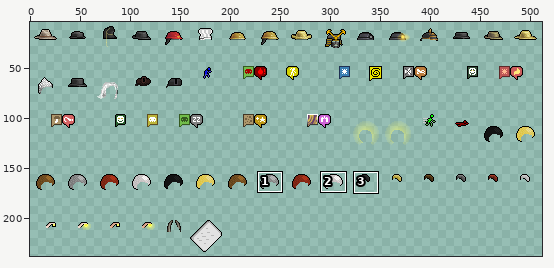
File history of a sprite sheet, gfx/ChibiUltica/ChibiTallOverlay.png. Above, an overview of the earlier version with the close-up marked.
Close-up. Earlier state:
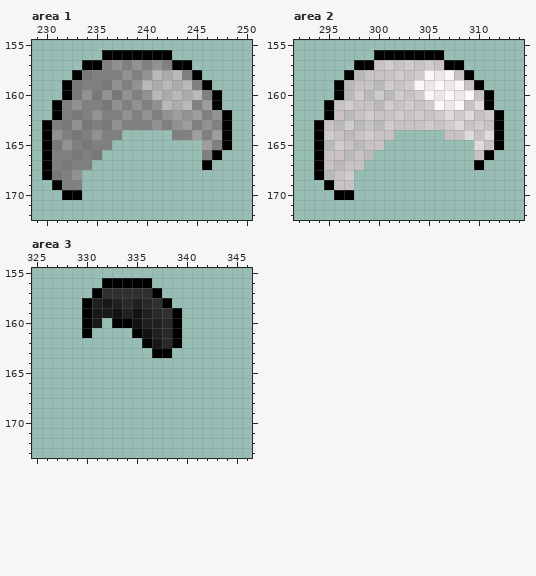
The file is 512x240 pixels. Pixels under 10% opacity are left out. Colours within 5 levels of each other are drawn and written as one. Shown: area 1: x 229..250, y 155..172; area 2: x 292..314, y 155..172; area 3: x 325..346, y 155..173. The wide view leaves out empty margins. The commit also changed other parts of the picture, which this record leaves out.
New version:
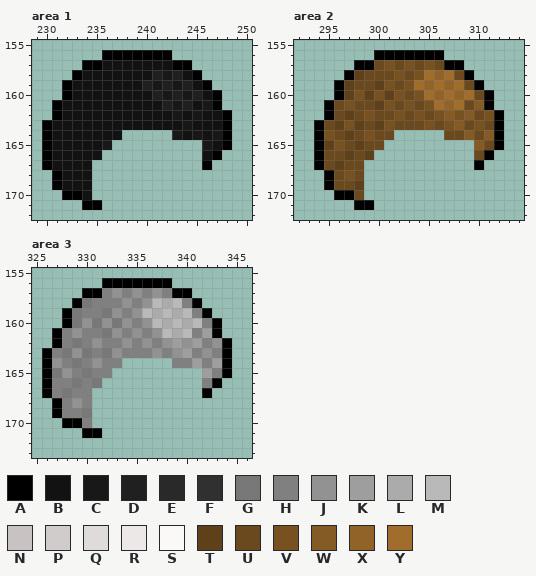
Palette (. is transparent): A #000000  B #121212  C #181818  D #202020  E #292929  F #303030  G #787878  H #808080  J #929292  K #9e9e9e  L #ababab  M #b9b9b9  N #c8c2c2  P #d1cccc  Q #e0dbdb  R #ede8e8  S #fbf9f8  T #5e401a  U #6b491e  V #785121  W #845a25  X #916328  Y #a06d2c
Changes in this commit:
Area 1:
y 157: x 236..242 HJHJHJH -> BBBBBBB
y 158: x 234..244 GHHHJHJMLMH -> BBBBBBBDCDB
y 159: x 233..245 GHHGJHJMLMLMH -> BBBBBBBDCDCDB
y 160: x 233..246 GJGJGJHJMLMLMH -> BBBBBBBBDCDCDB
y 161: x 232..246 HJHHGJHJHJMLMHK -> BBBBBBBBBBDCDBC
y 162: x 232..247 HGHJHHJHJHJKJKHJ -> BBBBBBBBBBBCBCBB
y 163: x 231..247 HGJGHGJHHHJHJKHJH -> BBBBBBBBBBBBBCBBB
y 164: x 231..237 JHGHJHH -> BBBBBBB; x 243..247 HHKHK -> CBCBC
y 165: x 231..236 GJHGHH -> BBBBBC; x 246..247 KH -> CB
y 166: x 231..235 HHGHG -> BBBBB; x 246 H -> B
y 167: x 231..234 HGHH -> BBBB
y 168: x 230..234 AGHJ. -> .ABBB
y 169: x 232..234 HH. -> BBB
y 170: x 234 . -> B
y 171: x 234..235 .. -> AA
Area 2:
y 157: x 300..306 NPNPNPN -> UVUVUVU
y 158: x 298..308 MNNNPNPSRSN -> TUUUVUVYXYU
y 159: x 297..309 MNNMPNPSRSRSN -> TUUTVUVYXYXYU
y 160: x 297..310 MPMPMPNPSRSRSN -> TVTVTVUVYXYXYU
y 161: x 296..310 NPNNMPNPNPSRSNQ -> UVUUTVUVUVYXYUW
y 162: x 296..311 NMNPNNPNPNPQPQNP -> UTUVUUVUVUVWVWUV
y 163: x 295..311 NMPMNMPNNNPNPQNPN -> UTVTUTVUUUVUVWUVU
y 164: x 295..301 PNMNPNN -> VUTUVUU; x 307..311 NNQNQ -> UUWUW
y 165: x 295..300 MPNMNN -> TVUTUU; x 310..311 QN -> WU
y 166: x 295..299 NNMNM -> UUTUT; x 310 N -> U
y 167: x 295..298 NMNN -> UTUU
y 168: x 294..298 AMNP. -> .AUVU
y 169: x 296..298 NN. -> UUT
y 170: x 298 . -> U
y 171: x 298..299 .. -> AA
Area 3:
y 156: x 337..338 .. -> AA
y 157: x 330 . -> A; x 332..340 FFFFFA... -> HJHJHJHAA
y 158: x 329..341 .ADCDEDEFA... -> AGHHHJHJMLMHA
y 159: x 328..342 ..ACCBDBDEFA... -> AGHHGJHJMLMLMHA
y 160: x 328..343 ..AC.AABDDEA.... -> AGJGJGJHJMLMLMHA
y 161: x 327..343 ...A....ABDEA.... -> AHJHHGJHJHJMLMHKA
y 162: x 327..344 .........ACEA..... -> AHGHJHHJHJHJKJKHJA
y 163: x 326..344 ...........AA...... -> AHGJGHGJHHHJHJKHJHA
y 164: x 326..333 ........ -> AJHGHJHH; x 339..344 ...... -> HHKHKA
y 165: x 326..332 ....... -> AGJHGHH; x 342..344 ... -> KHA
y 166: x 326..331 ...... -> AHHGHG; x 342..343 .. -> HA
y 167: x 326..330 ..... -> AHGHH; x 342 . -> A
y 168: x 327..330 .... -> AHJH
y 169: x 327..330 .... -> AHHG
y 170: x 328..330 ... -> AAH
y 171: x 330..331 .. -> AA
Where, in picture pixels (left, top, right, bottom), the same in both close-ups:
changed: (42, 60, 222, 210)
changed: (314, 60, 494, 210)
changed: (42, 278, 232, 438)
